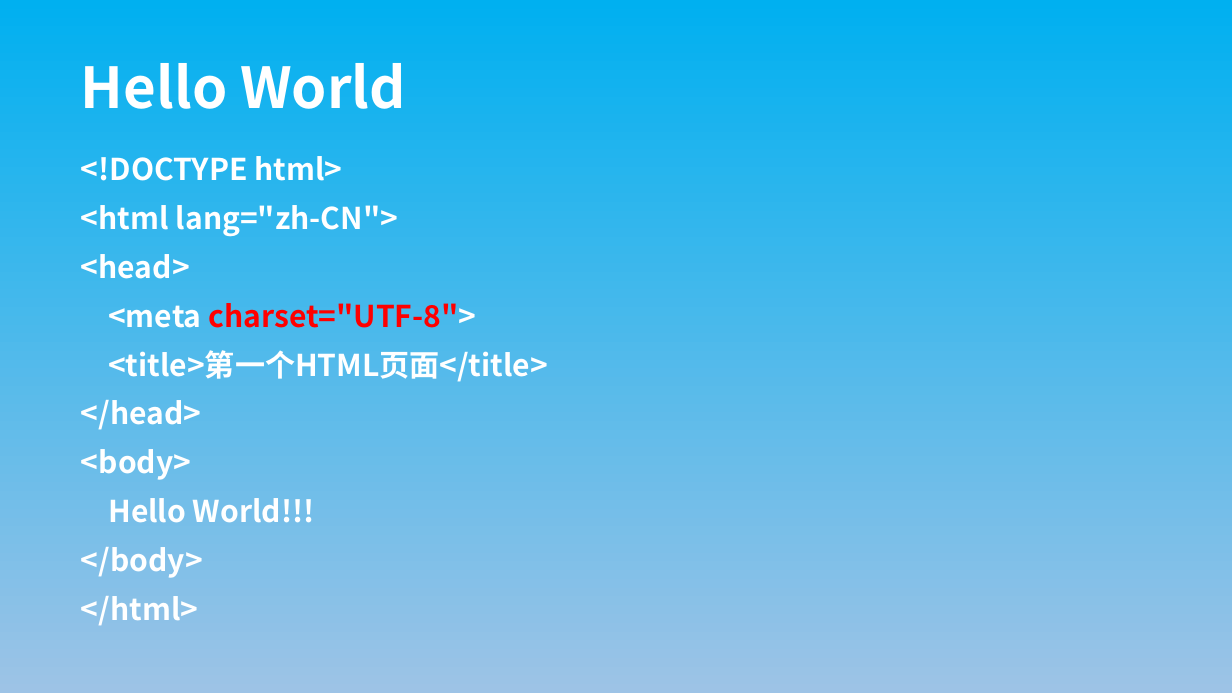
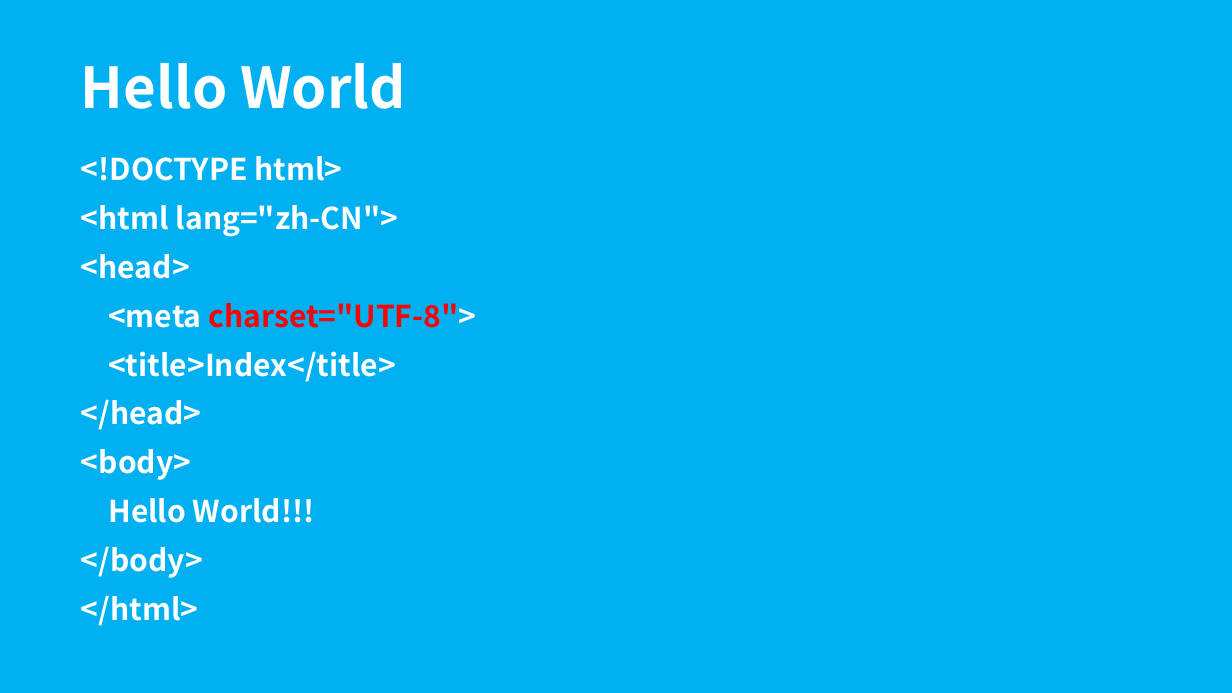
Before and after one commit to wugenshui/ppt, a slide deck: slide 8 of HTML_CSS/Html&CSS.pptx. Drawn at 1232x693 pixels with LibreOffice and Linux fonts; fonts in the diff are those of the drawing. Boxes give left, top, right and bottom in pixels: in the first picture for what was removed or moved away, otherwise in the second. Text is boxed around its words. In the diff, an @@ line names an element or a change of style, - is before the commit and + after.

```diff
--- a/HTML_CSS/Html&CSS.pptx
+++ b/HTML_CSS/Html&CSS.pptx
@@ background gradient #9DC3E6 to #00B0F0 to #00B0F0 @@
@@ subtitle at (108,351,396,382): text changed @@
-<title>第一个HTML页面</title>
+<title>Index</title>
```
Also in this commit, not shown: 17 other slides changed, 2 slides added.
